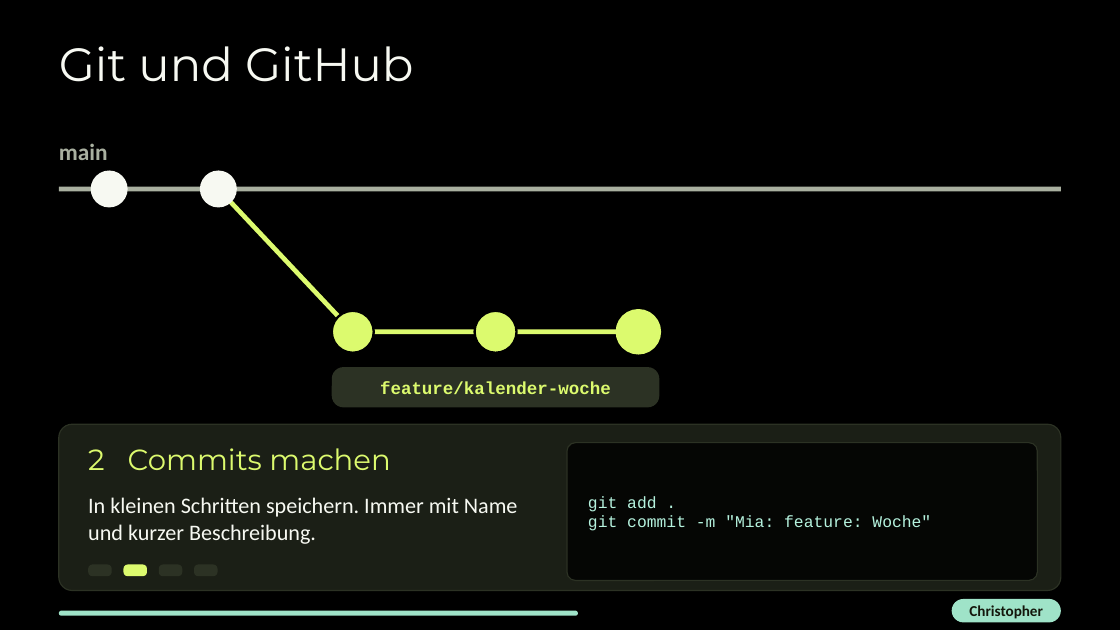
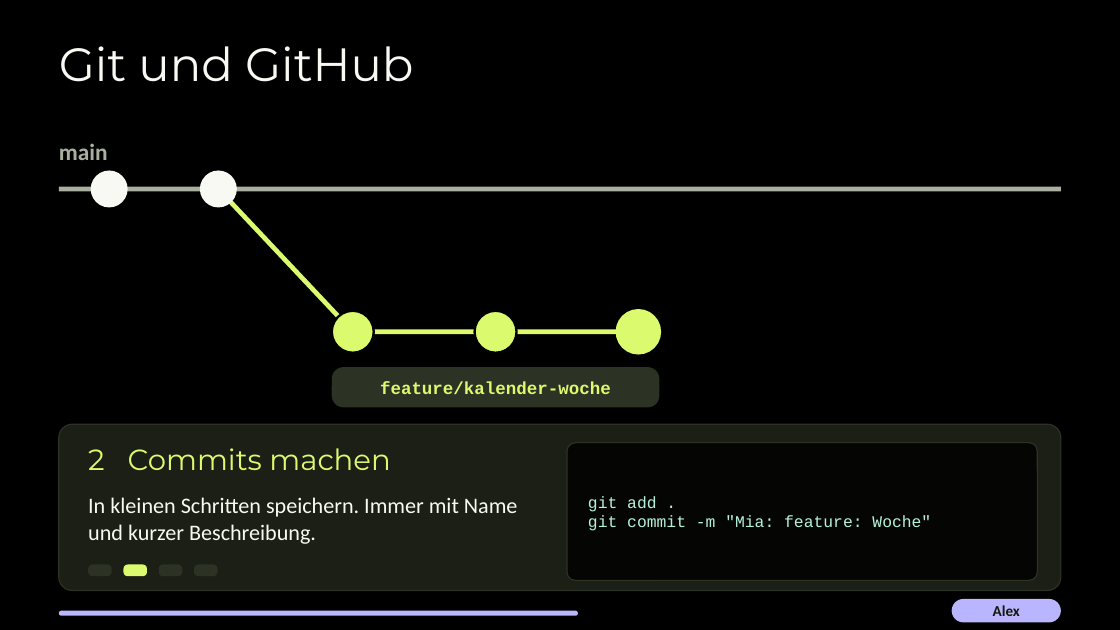
Before and after one commit to alexlearns3/To-Do, a slide deck: slide 15 of Präsi/Präsi ToDOProjekt (neu).pptx. Drawn at 1120x630 pixels with LibreOffice and Linux fonts; fonts in the diff are those of the drawing. Boxes give left, top, right and bottom in pixels: in the first picture for what was removed or moved away, otherwise in the second. Text is boxed around its words. In the diff, an @@ line names an element or a change of style, - is before the commit and + after.

Commit message:
Alex: docs: Praesentation nach Aufgaben neu eingeteilt
Alex: Einstieg, Team, Git. Mia und Liana: Web-App. Christopher: Datenbank und WPF.

```diff
--- a/Präsi/Präsi ToDOProjekt (neu).pptx
+++ b/Präsi/Präsi ToDOProjekt (neu).pptx
@@ rounded rectangle "Alex" at (952, 599, 1061, 623): fill #9FE3C8 to #B9B6FF @@
@@ rounded rectangle at (59, 611, 578, 616): fill #9FE3C8 to #B9B6FF @@
@@ text in rounded rectangle at (993, 605, 1020, 616): text changed @@
-Christopher
+Alex
```
Also in this commit, not shown: 12 other slides changed.
